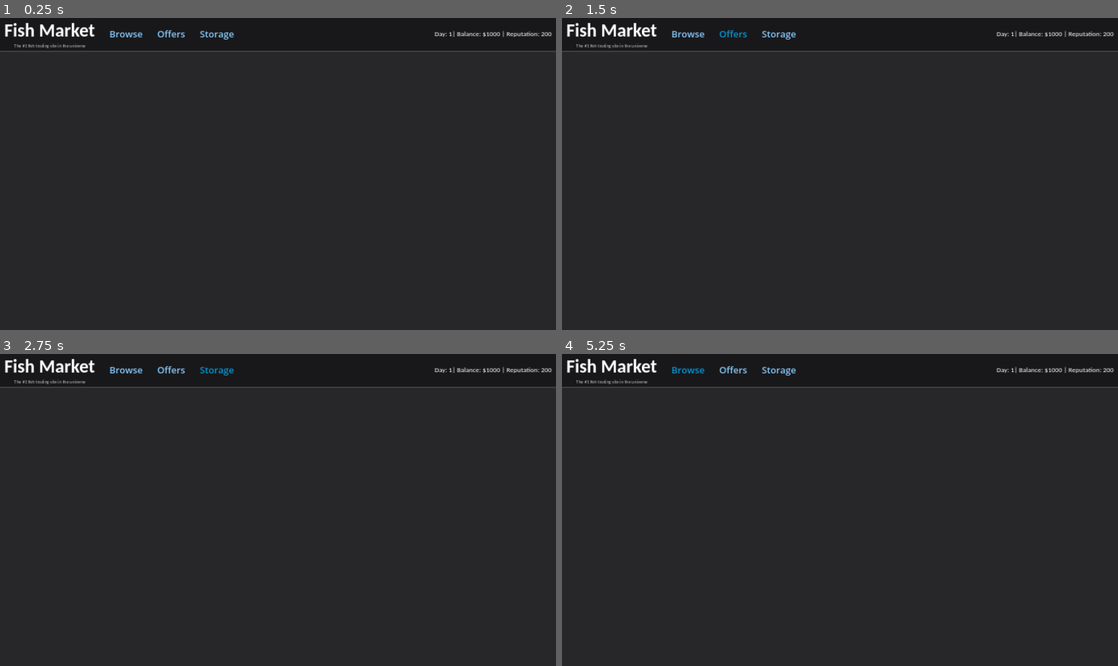
Above: before the commit, frames 1-4 (two rows, left to right).
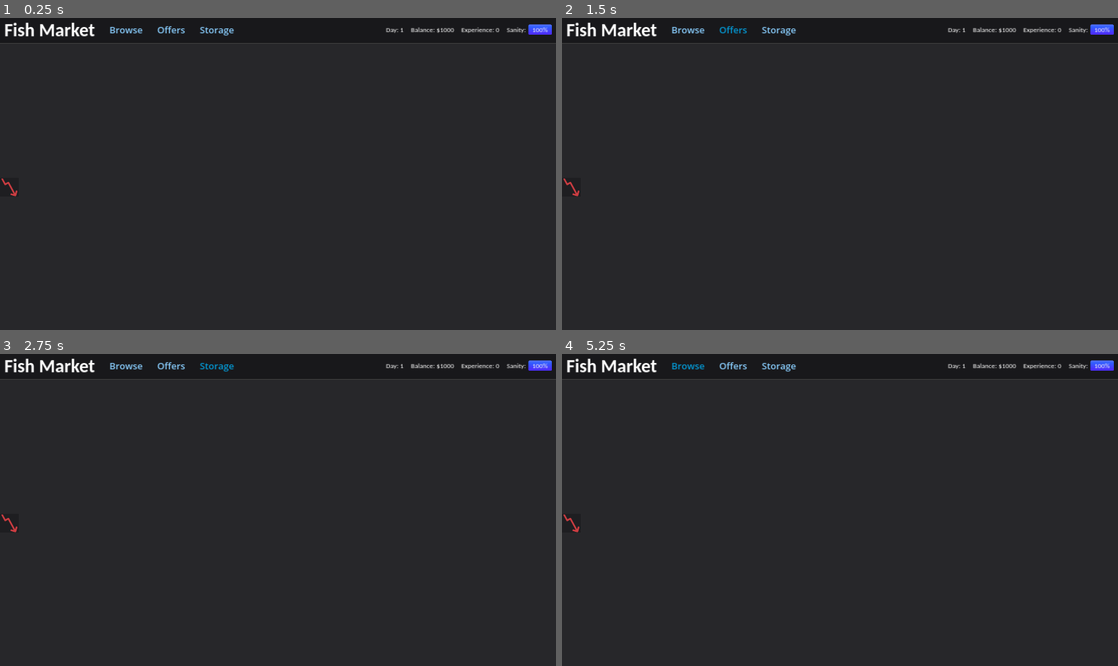
Above: after the commit, the same moments.

Repository: nirefi/fish
Game: Godot game, scene res://scenes/main.tscn
Two runs of this game, one before a commit and one after it. Both use one fixed random seed, a clock stepped at 60 frames per second and the inputs below.
Inputs:
- Up to frame 1 (0.25 s): no input
- Up to frame 2 (1.5 s): click "Browse" at 0.5 s; click "Offers" at 1.25 s
- Up to frame 3 (2.75 s): click "Storage" at 2 s
- Up to frame 4 (5.25 s): click "Browse" at 2.75 s; click "Offers" at 3.5 s; click "Storage" at 4.25 s; click "Browse" at 5 s

The runs differ from the first frame. In frame 1, 1.4% of the frame differs, in the area x 0-100%, y 1-58%; in frame 2, 1.4%; in frame 3, 1.4%; in frame 4, 1.4%.
Error after the commit: Invalid assignment of property or key 'text' with value of type 'String' on a base object of type 'null instance'. (res://scripts/main.gd:15)

Commit message:
notifications (for later)

Diff:
--- a/scenes/main.tscn
+++ b/scenes/main.tscn
@@ -1,9 +1,10 @@
-[gd_scene load_steps=12 format=3 uid="uid://diy8pgbgynueh"]
+[gd_scene load_steps=17 format=3 uid="uid://diy8pgbgynueh"]
 
 [ext_resource type="FontFile" uid="uid://iqvuuoko6x0p" path="res://assets/fonts/Carlito-Bold.ttf" id="1_5djqf"]
 [ext_resource type="Script" path="res://scripts/main.gd" id="1_vxpdb"]
 [ext_resource type="LabelSettings" uid="uid://dnauixj4kauah" path="res://styles/default_label.tres" id="2_d0q86"]
 [ext_resource type="FontFile" uid="uid://grerfhlep4mj" path="res://assets/fonts/Carlito-Regular.ttf" id="2_k6bht"]
+[ext_resource type="PackedScene" uid="uid://2uq7k0rvpcik" path="res://scenes/notification.tscn" id="5_4v3s4"]
 
 [sub_resource type="StyleBoxFlat" id="StyleBoxFlat_2t7fm"]
 bg_color = Color(0.0941176, 0.0941176, 0.105882, 1)
@@ -19,6 +20,24 @@
 [sub_resource type="StyleBoxEmpty" id="StyleBoxEmpty_88pqq"]
 
 [sub_resource type="StyleBoxEmpty" id="StyleBoxEmpty_6x21s"]
+
+[sub_resource type="StyleBoxFlat" id="StyleBoxFlat_mx7p0"]
+corner_radius_top_left = 4
+corner_radius_top_right = 4
+corner_radius_bottom_right = 4
+corner_radius_bottom_left = 4
+
+[sub_resource type="Gradient" id="Gradient_ebvqk"]
+offsets = PackedFloat32Array(0, 0.175325, 0.824675)
+colors = PackedColorArray(0.312083, 0.438833, 1, 1, 0.192183, 0.371891, 1, 1, 0.296095, 0.187738, 1, 1)
+
+[sub_resource type="GradientTexture2D" id="GradientTexture2D_vj7om"]
+gradient = SubResource("Gradient_ebvqk")
+fill_from = Vector2(1, 0.0504587)
+fill_to = Vector2(1, 1)
+
+[sub_resource type="StyleBoxTexture" id="StyleBoxTexture_t3sjw"]
+texture = SubResource("GradientTexture2D_vj7om")
 
 [sub_resource type="StyleBoxFlat" id="StyleBoxFlat_youbm"]
 bg_color = Color(0.152941, 0.152941, 0.164706, 1)
@@ -54,27 +73,20 @@
 
 [node name="HBoxContainer" type="HBoxContainer" parent="VBoxContainer/PanelContainer/MarginContainer"]
 layout_mode = 2
+
+[node name="ButtonsContainer" type="HBoxContainer" parent="VBoxContainer/PanelContainer/MarginContainer/HBoxContainer"]
+layout_mode = 2
+size_flags_horizontal = 3
 theme_override_constants/separation = 50
 
-[node name="VBoxContainer" type="VBoxContainer" parent="VBoxContainer/PanelContainer/MarginContainer/HBoxContainer"]
-layout_mode = 2
-
-[node name="TitleLabel" type="Label" parent="VBoxContainer/PanelContainer/MarginContainer/HBoxContainer/VBoxContainer"]
+[node name="TitleLabel" type="Label" parent="VBoxContainer/PanelContainer/MarginContainer/HBoxContainer/ButtonsContainer"]
 layout_mode = 2
 theme_override_colors/font_color = Color(1, 1, 1, 1)
 theme_override_fonts/font = ExtResource("1_5djqf")
 theme_override_font_sizes/font_size = 64
 text = "Fish Market"
 
-[node name="Label" type="Label" parent="VBoxContainer/PanelContainer/MarginContainer/HBoxContainer/VBoxContainer"]
-layout_mode = 2
-theme_override_colors/font_color = Color(0.76662, 0.76662, 0.76662, 1)
-theme_override_fonts/font = ExtResource("2_k6bht")
-theme_override_font_sizes/font_size = 16
-text = "The #1 fish trading site in the universe"
-horizontal_alignment = 1
-
-[node name="BrowseButton" type="Button" parent="VBoxContainer/PanelContainer/MarginContainer/HBoxContainer"]
+[node name="BrowseButton" type="Button" parent="VBoxContainer/PanelContainer/MarginContainer/HBoxContainer/ButtonsContainer"]
 layout_mode = 2
 size_flags_vertical = 4
 mouse_default_cursor_shape = 2
@@ -90,7 +102,7 @@
 theme_override_styles/normal = SubResource("StyleBoxEmpty_6x21s")
 text = "Browse"
 
-[node name="OffersButton" type="Button" parent="VBoxContainer/PanelContainer/MarginContainer/HBoxContainer"]
+[node name="OffersButton" type="Button" parent="VBoxContainer/PanelContainer/MarginContainer/HBoxContainer/ButtonsContainer"]
 layout_mode = 2
 size_flags_vertical = 4
 mouse_default_cursor_shape = 2
@@ -106,7 +118,7 @@
 theme_override_styles/normal = SubResource("StyleBoxEmpty_6x21s")
 text = "Offers"
 
-[node name="StorageButton" type="Button" parent="VBoxContainer/PanelContainer/MarginContainer/HBoxContainer"]
+[node name="StorageButton" type="Button" parent="VBoxContainer/PanelContainer/MarginContainer/HBoxContainer/ButtonsContainer"]
 layout_mode = 2
 size_flags_vertical = 4
 mouse_default_cursor_shape = 2
@@ -122,17 +134,80 @@
 theme_override_styles/normal = SubResource("StyleBoxEmpty_6x21s")
 text = "Storage"
 
-[node name="StatsLabel" type="Label" parent="VBoxContainer/PanelContainer/MarginContainer"]
-layout_mode = 2
-size_flags_horizontal = 8
-text = "Day: 1 | Balance: $1000 | Reputation: 200 | Sanity: 100%"
-label_settings = ExtResource("2_d0q86")
+[node name="StatsContainer" type="HBoxContainer" parent="VBoxContainer/PanelContainer/MarginContainer/HBoxContainer"]
+layout_mode = 2
+theme_override_constants/separation = 25
+
+[node name="DayLabel" type="Label" parent="VBoxContainer/PanelContainer/MarginContainer/HBoxContainer/StatsContainer"]
+layout_mode = 2
+text = "Day: 1"
+label_settings = ExtResource("2_d0q86")
+
+[node name="BalanceLabel" type="Label" parent="VBoxContainer/PanelContainer/MarginContainer/HBoxContainer/StatsContainer"]
+layout_mode = 2
+text = "Balance: $1000"
+label_settings = ExtResource("2_d0q86")
+
+[node name="ExpLabel" type="Label" parent="VBoxContainer/PanelContainer/MarginContainer/HBoxContainer/StatsContainer"]
+layout_mode = 2
+text = "Experience: 0"
+label_settings = ExtResource("2_d0q86")
+
+[node name="SanityLabel" type="Label" parent="VBoxContainer/PanelContainer/MarginContainer/HBoxContainer/StatsContainer"]
+custom_minimum_size = Vector2(155, 0)
+layout_mode = 2
+text = "Sanity:"
+label_settings = ExtResource("2_d0q86")
+vertical_alignment = 1
+
+[node name="SanityContainer" type="PanelContainer" parent="VBoxContainer/PanelContainer/MarginContainer/HBoxContainer/StatsContainer/SanityLabel"]
+clip_children = 1
+custom_minimum_size = Vector2(80, 0)
+layout_mode = 1
+anchors_preset = 6
+anchor_left = 1.0
+anchor_top = 0.5
+anchor_right = 1.0
+anchor_bottom = 0.5
+offset_left = -4.0
+offset_top = -13.5
+offset_bottom = 13.5
+grow_horizontal = 0
+grow_vertical = 2
+theme_override_styles/panel = SubResource("StyleBoxFlat_mx7p0")
+
+[node name="SanityProgress" type="ProgressBar" parent="VBoxContainer/PanelContainer/MarginContainer/HBoxContainer/StatsContainer/SanityLabel/SanityContainer"]
+layout_mode = 2
+size_flags_vertical = 4
+theme_override_fonts/font = ExtResource("2_k6bht")
+theme_override_font_sizes/font_size = 24
+theme_override_styles/fill = SubResource("StyleBoxTexture_t3sjw")
+value = 100.0
 
 [node name="MainContentPanel" type="Panel" parent="VBoxContainer"]
-custom_minimum_size = Vector2(0, 962)
+custom_minimum_size = Vector2(0, 990)
 layout_mode = 2
 theme_override_styles/panel = SubResource("StyleBoxFlat_youbm")
 
-[connection signal="pressed" from="VBoxContainer/PanelContainer/MarginContainer/HBoxContainer/BrowseButton" to="." method="_on_browse_button_pressed"]
-[connection signal="pressed" from="VBoxContainer/PanelContainer/MarginContainer/HBoxContainer/OffersButton" to="." method="_on_offers_button_pressed"]
-[connection signal="pressed" from="VBoxContainer/PanelContainer/MarginContainer/HBoxContainer/StorageButton" to="." method="_on_storage_button_pressed"]
+[node name="NotificationMargin" type="MarginContainer" parent="VBoxContainer/MainContentPanel"]
+layout_mode = 1
+anchors_preset = 4
+anchor_top = 0.5
+anchor_bottom = 0.5
+offset_top = -30.0
+offset_right = 40.0
+offset_bottom = 30.0
+grow_vertical = 2
+theme_override_constants/margin_top = 30
+theme_override_constants/margin_bottom = 30
+
+[node name="VBoxContainer" type="VBoxContainer" parent="VBoxContainer/MainContentPanel/NotificationMargin"]
+layout_mode = 2
+theme_override_constants/separation = 15
+
+[node name="Notification" parent="VBoxContainer/MainContentPanel/NotificationMargin/VBoxContainer" instance=ExtResource("5_4v3s4")]
+layout_mode = 2
+
+[connection signal="pressed" from="VBoxContainer/PanelContainer/MarginContainer/HBoxContainer/ButtonsContainer/BrowseButton" to="." method="_on_browse_button_pressed"]
+[connection signal="pressed" from="VBoxContainer/PanelContainer/MarginContainer/HBoxContainer/ButtonsContainer/OffersButton" to="." method="_on_offers_button_pressed"]
+[connection signal="pressed" from="VBoxContainer/PanelContainer/MarginContainer/HBoxContainer/ButtonsContainer/StorageButton" to="." method="_on_storage_button_pressed"]
--- /dev/null
+++ b/scenes/notification.tscn
@@ -0,0 +1,18 @@
+[gd_scene load_steps=3 format=3 uid="uid://2uq7k0rvpcik"]
+
+[ext_resource type="Texture2D" uid="uid://pjijcfwkl75c" path="res://assets/sprites/price_down_notif.png" id="1_n57xy"]
+
+[sub_resource type="StyleBoxFlat" id="StyleBoxFlat_c3pg2"]
+bg_color = Color(0.0941176, 0.0941176, 0.105882, 0.607843)
+
+[node name="Notification" type="PanelContainer"]
+offset_right = 40.0
+offset_bottom = 40.0
+theme_override_styles/panel = SubResource("StyleBoxFlat_c3pg2")
+
+[node name="HBoxContainer" type="HBoxContainer" parent="."]
+layout_mode = 2
+
+[node name="TextureRect" type="TextureRect" parent="HBoxContainer"]
+layout_mode = 2
+texture = ExtResource("1_n57xy")
Binary file added: assets/sprites/low_notif.png
Not shown, added: assets/sprites/low_notif.png.import
Binary file added: assets/sprites/moderate_notif.png
Not shown, added: assets/sprites/moderate_notif.png.import
Binary file added: assets/sprites/price_down_notif.png
Not shown, added: assets/sprites/price_down_notif.png.import
Binary file added: assets/sprites/price_up_notif.png
Not shown, added: assets/sprites/price_up_notif.png.import
Binary file added: assets/sprites/urgent_notif.png
Not shown, added: assets/sprites/urgent_notif.png.import
